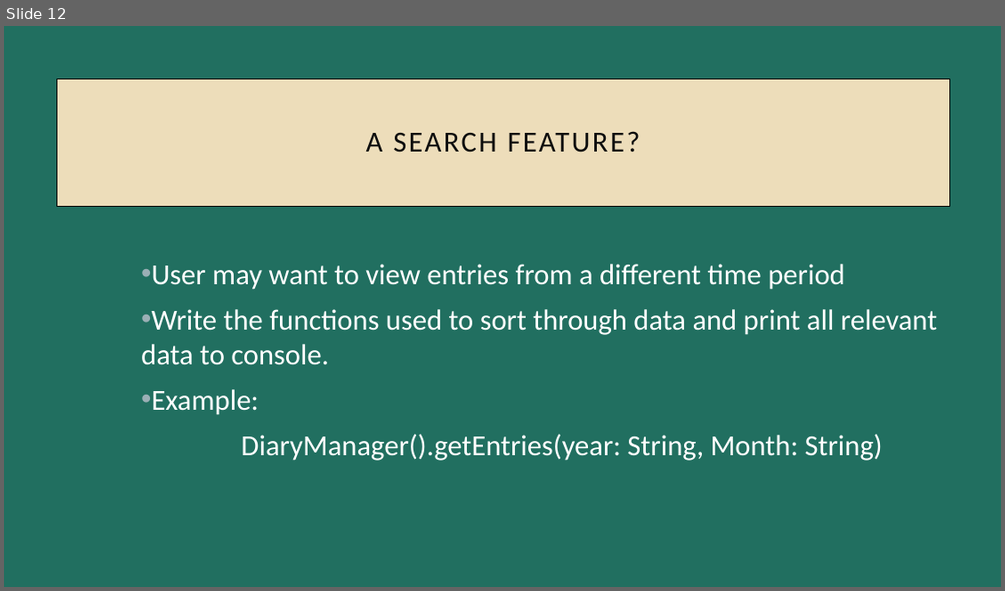
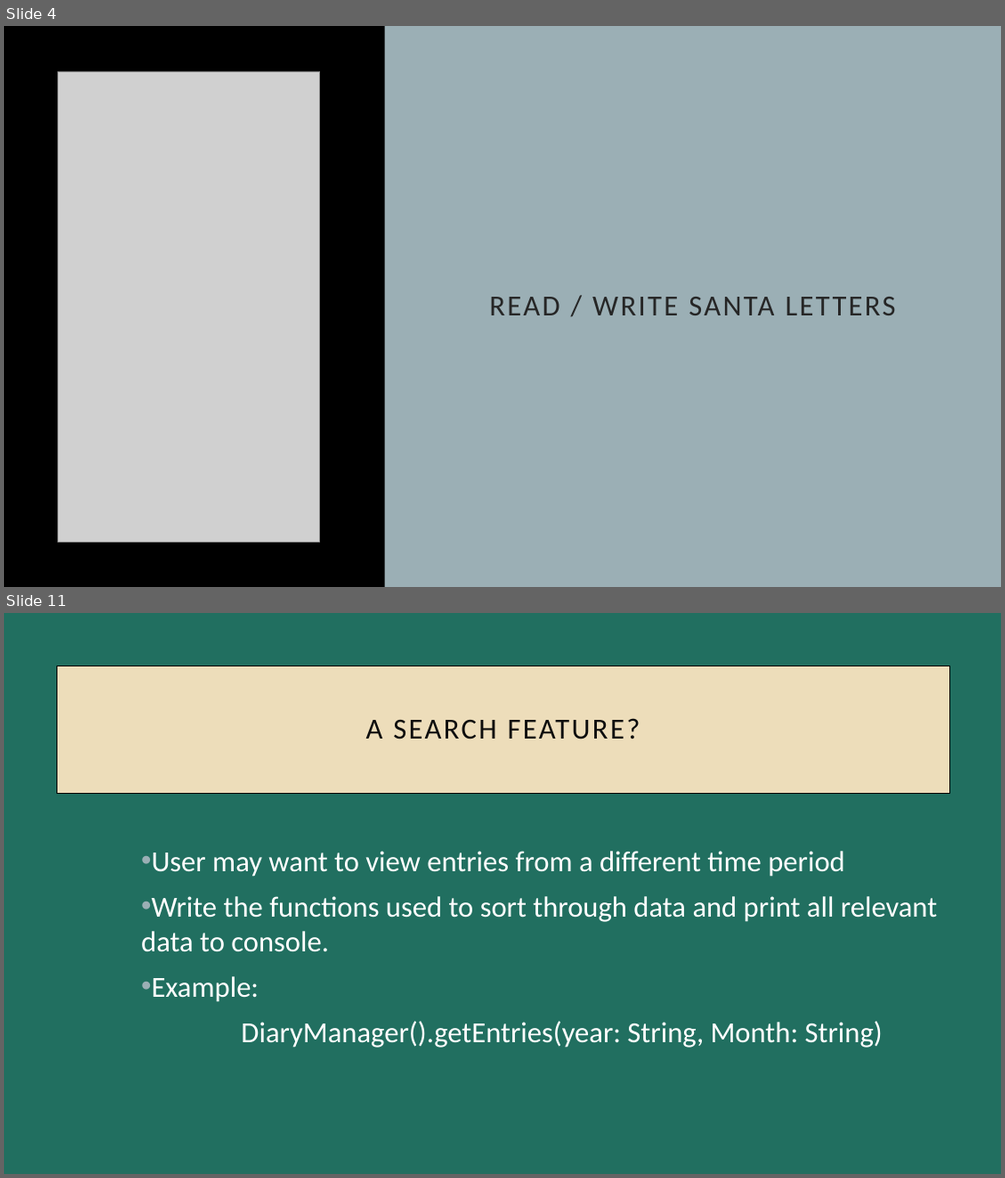
Before and after one commit to brianhawking/Mad157, a slide deck: Semester Project Presentation V2.pptx. Shown one above the other, each under a label of ours: slide 12 before the commit, slides 4 and 11 after it; the slides between them are not shown. The pictures are 1005x591 and 1005x1178 pixels, drawn with LibreOffice and Linux fonts; fonts in the diff are those of the drawing; grey boxes stand for pictures. Boxes give left, top, right and bottom in pixels: in the first picture for what was removed or moved away, otherwise in the second. Text is boxed around its words. In the diff, an @@ line names an element or a change of style, - is before the commit and + after.

```diff
--- a/Semester Project Presentation V2.pptx
+++ b/Semester Project Presentation V2.pptx
@@ slide 4 added at box(4, 26, 1001, 587), background #9BAFB5 @@
@@ rectangle added at box(4, 26, 385, 587), fill #000000 @@
@@ picture added at box(57, 71, 320, 542) @@
@@ text added at box(489, 297, 896, 315), 28 pt, text #262626 @@
+READ / WRITE SANTA LETTERS
@@ what was slide 12 is now slide 11 @@
```
Also in this commit, not shown: 7 slides changed, 2 other slides added, 5 slides removed, 2 other files.
